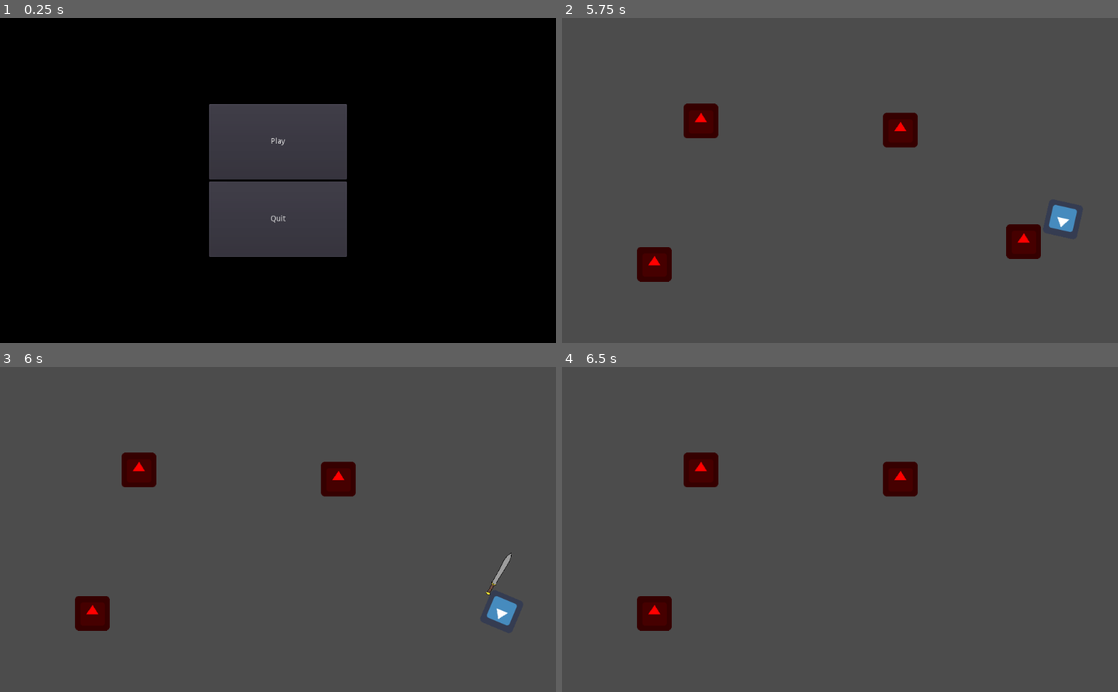
Above: before the commit, frames 1-4 (two rows, left to right).
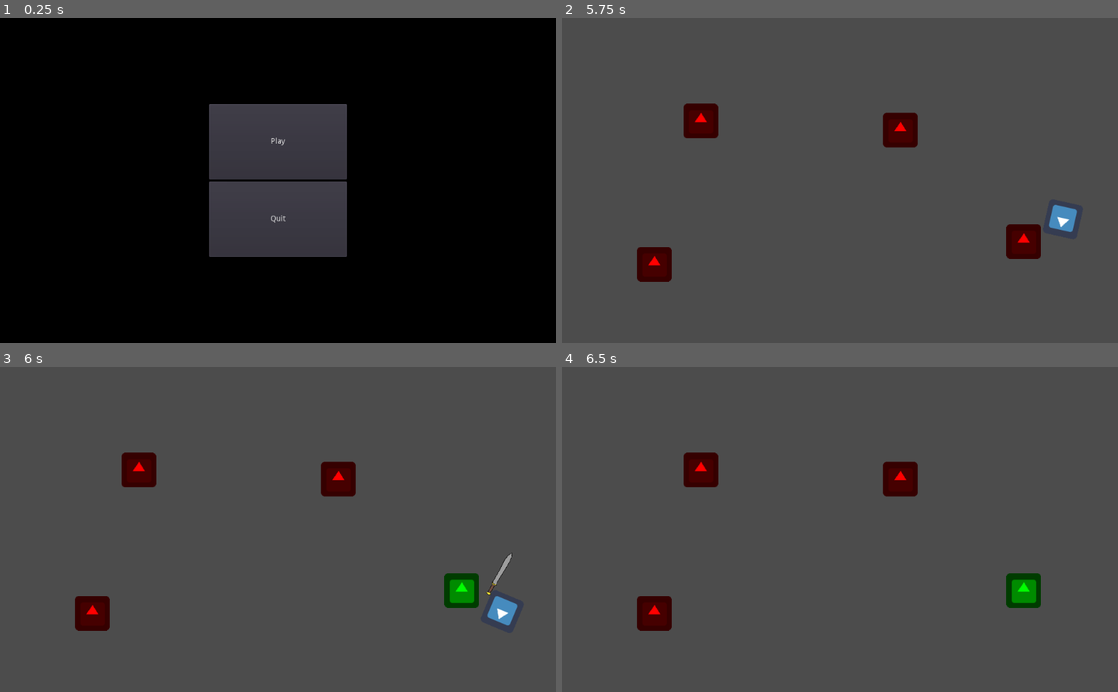
Above: after the commit, the same moments.

Repository: hamzasclone2/untitled-pokemon-game
Game: Godot game, scene res://Scenes/MainMenu.tscn
Same seed, same stepped clock (60 frames per second), same inputs: the game is played once before the commit and once after it. The engine's default icon, where the game draws it, is replaced by a stand-in: a white triangle on a blue panel in a dark square.
Inputs (mouse positions are in pixels of both pictures, inside the frame that each line leads up to):
- Up to frame 1 (0.25 s): no input
- Up to frame 2 (5.75 s): click "Play" at 0.5 s; tap Enter at 1.25, 4.25 s; move the mouse to (962, 164) at 1.27 s; press the mouse at (962, 164) at 1.28 s; hold D (right) 1.28-2.03 s; move the mouse to (728, 196) at 2.02 s; release the mouse at (728, 196) at 2.03 s; hold S (down) 2.03-2.78 s; click (728, 196) at 2.1 s; move the mouse to (895, 109) at 2.77 s; press the mouse at (895, 109) at 2.78 s; hold D (right) 2.78-3.53 s; tap Space at 3.5 s; move the mouse to (812, 245) at 3.52 s; release the mouse at (812, 245) at 3.53 s; hold W (up) 3.53-4.28 s; click (812, 245) at 3.6 s; move the mouse to (1006, 229) at 4.27 s; press the mouse at (1006, 229) at 4.28 s; hold A (left) from 4.28 s (still down); move the mouse to (673, 131) at 5.02 s; release the mouse at (673, 131) at 5.03 s; click (673, 131) at 5.1 s
- Up to frame 3 (6 s): tap Space at 5.75 s; move the mouse to (305, 529) at 5.77 s; release A (left) at 5.78 s; press the mouse at (305, 529) at 5.78 s; hold S (down) from 5.78 s (still down)
- Up to frame 4 (6.5 s): keep holding S (down)

Frames 1-2 are identical in both runs. In frame 3, 0.8% of the frame differs, in the area x 79-94%, y 57-80%; in frame 4, 0.7%.

Commit message:
Changed sword
Only attacks a single enemy once per swing.

Diff:
--- a/Scripts/Sword.gd
+++ b/Scripts/Sword.gd
@@ -6,6 +6,8 @@
 
 enum STATES {IDLE, ATTACK}
 var current_state = BUTTON_MASK_MIDDLE
+
+var bodies_hit = []
 
 func _ready():
 	set_physics_process(false)
@@ -18,6 +20,7 @@
 	current_state = new_state
 	match current_state:
 		STATES.IDLE:
+			bodies_hit = []
 			set_physics_process(false)
 		STATES.ATTACK:
 			set_physics_process(true)
@@ -28,12 +31,13 @@
 	if not overlapping_bodies:
 		return
 	for body in overlapping_bodies:
-		if body.is_in_group("enemy"):
+		if body.is_in_group("enemy") && not bodies_hit.has(body.name):
 			body.take_damage(PlayerAttributes.swordDamage)
+			bodies_hit.append(body.name)
 	set_physics_process(false)
 
 
 func _on_AnimationPlayer_animation_finished(anim_name):
-	if name == "attack":
+	if anim_name == "attack":
 		_change_state(STATES.IDLE)
 		emit_signal("attack_finished")
